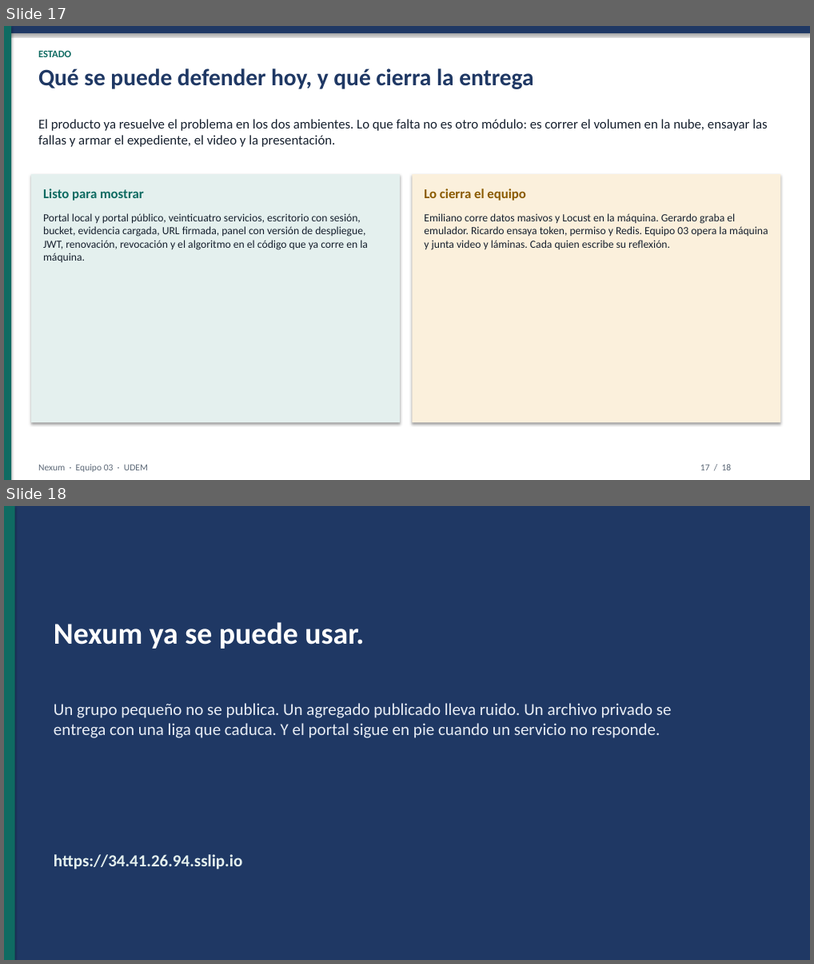
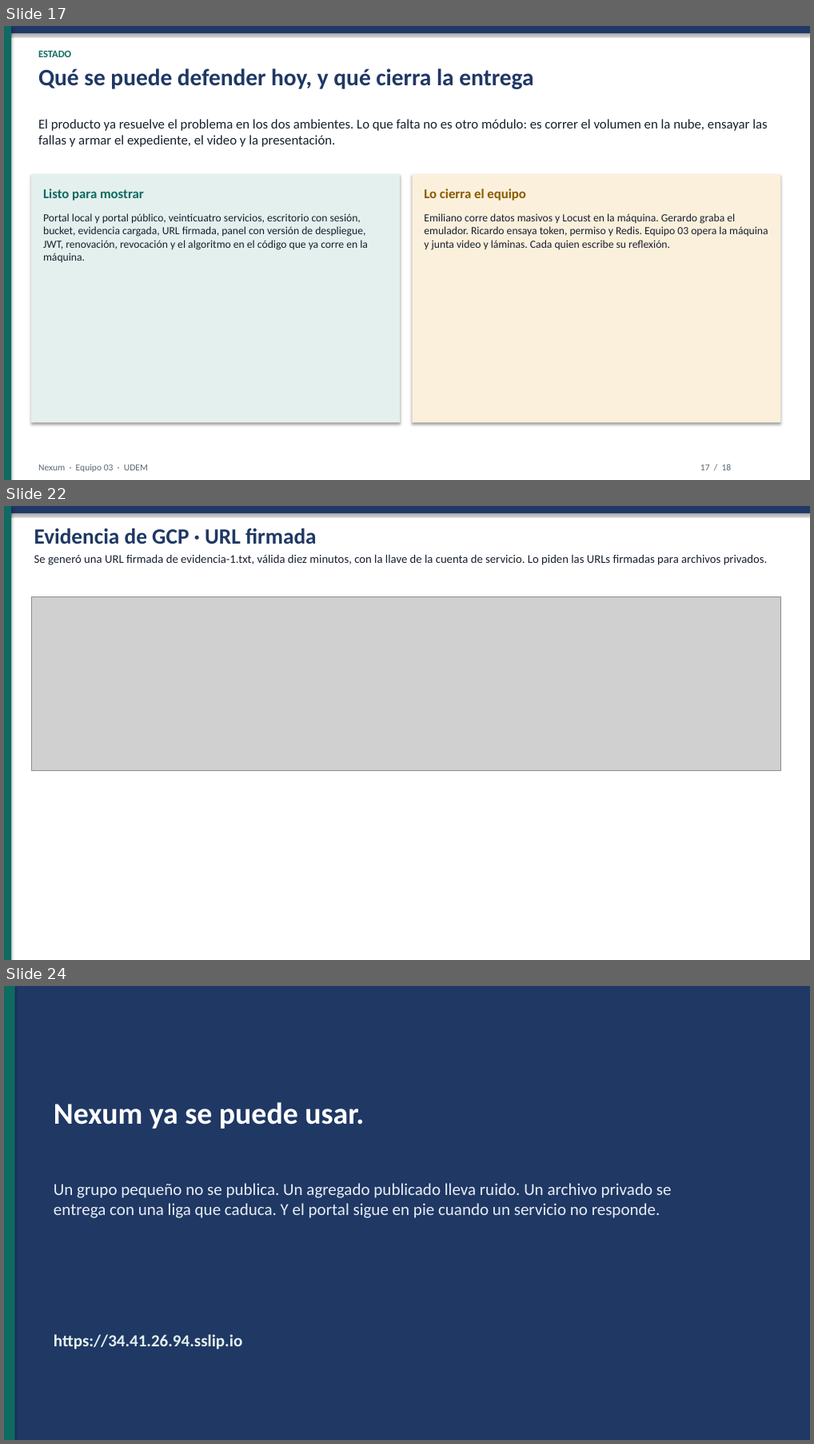
Before and after one commit to JuanPRamos2/IAC, a slide deck: Equipo03_SegundoParcial/codigo/docs/Nexum_Equipo03_Presentacion.pptx. Shown one above the other, each under a label of ours: slides 17 and 18 before the commit, slides 17, 22 and 24 after it; the slides between them are not shown. The pictures are 814x964 and 814x1444 pixels, drawn with LibreOffice and Linux fonts; fonts in the diff are those of the drawing; grey boxes stand for pictures. Boxes give left, top, right and bottom in pixels: in the first picture for what was removed or moved away, otherwise in the second. Text is boxed around its words. In the diff, an @@ line names an element or a change of style, - is before the commit and + after.

```diff
--- a/Equipo03_SegundoParcial/codigo/docs/Nexum_Equipo03_Presentacion.pptx
+++ b/Equipo03_SegundoParcial/codigo/docs/Nexum_Equipo03_Presentacion.pptx
@@ slide 22 added at [4, 506, 810, 960], background #FFFFFF @@
@@ rectangle added at [4, 506, 810, 513], fill #1F3864 @@
@@ rectangle added at [4, 506, 11, 960], fill #0F6B62 @@
@@ text added at [34, 528, 317, 544], 26 pt, text #1F3864, bold @@
+Evidencia de GCP · URL firmada
@@ text added at [34, 554, 768, 565], 14 pt, text #16202E @@
+Se generó una URL firmada de evidencia-1.txt, válida diez minutos, con la llave de la cuenta de servicio. Lo piden las URLs firmadas para archivos privados.
@@ picture added at [31, 596, 782, 770] @@
@@ what was slide 18 is now slide 24 @@
```
Also in this commit, not shown: 5 other slides added.
